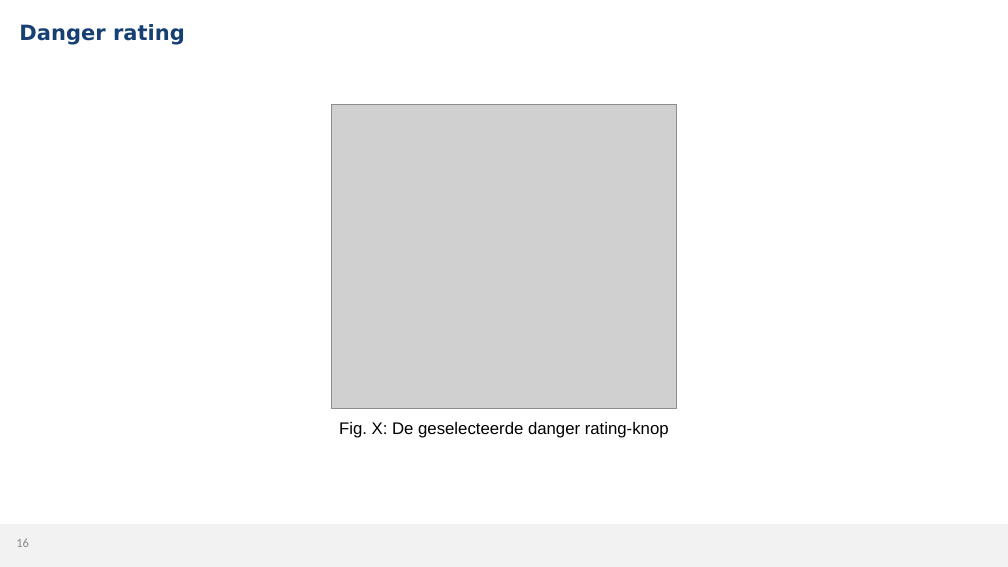
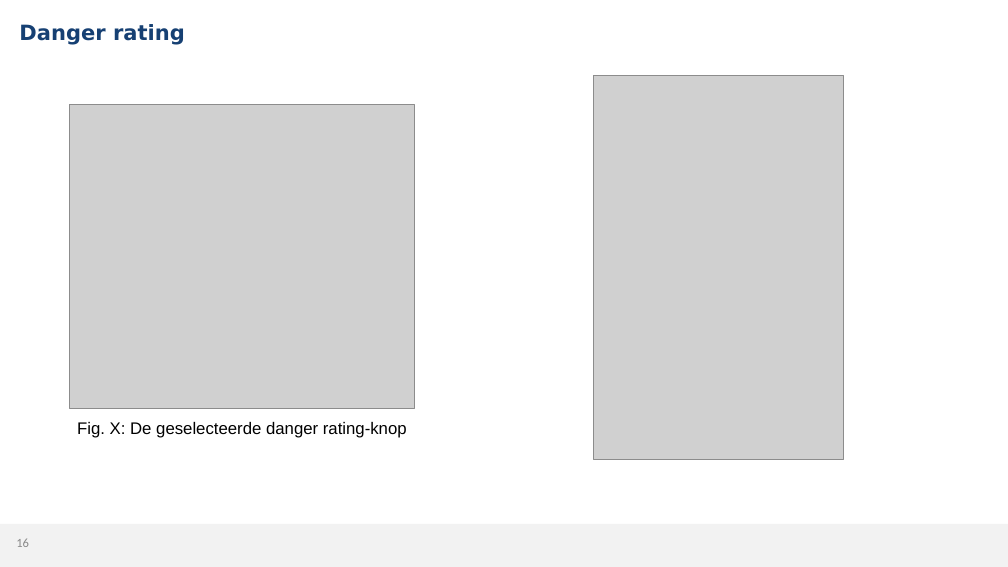
Before and after one commit to MikaG-1952764/masterproef, a slide deck: slide 16 of MP2526_Verdediging.pptx. Drawn at 1008x567 pixels with LibreOffice and Linux fonts; fonts in the diff are those of the drawing; grey boxes stand for pictures; background and template pictures are left out. Boxes give left, top, right and bottom in pixels: in the first picture for what was removed or moved away, otherwise in the second. Text is boxed around its words. In the diff, an @@ line names an element or a change of style, - is before the commit and + after.

```diff
--- a/MP2526_Verdediging.pptx
+++ b/MP2526_Verdediging.pptx
@@ picture added at (594,75,844,459) @@
@@ picture: place and size @@
-picture at (331,105,677,409)
+picture at (70,105,415,409)
@@ text "Fig. X: De geselecteerde danger ...": place and size @@
-text "Fig. X: De geselecteerde danger ..." at (339,422,669,438)
+text "Fig. X: De geselecteerde danger ..." at (77,422,407,438)
```
Also in this commit, not shown: 3 other slides changed, 1 other file.
